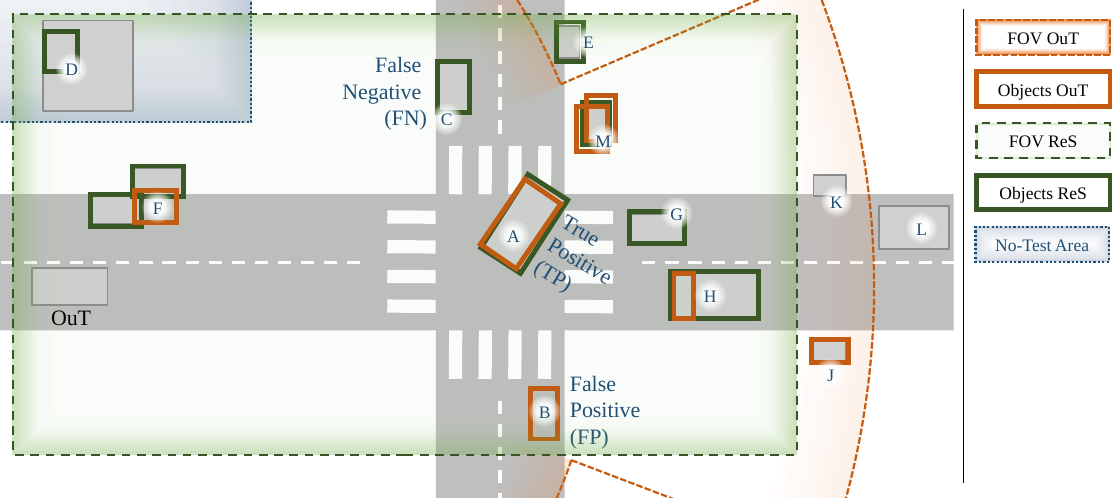
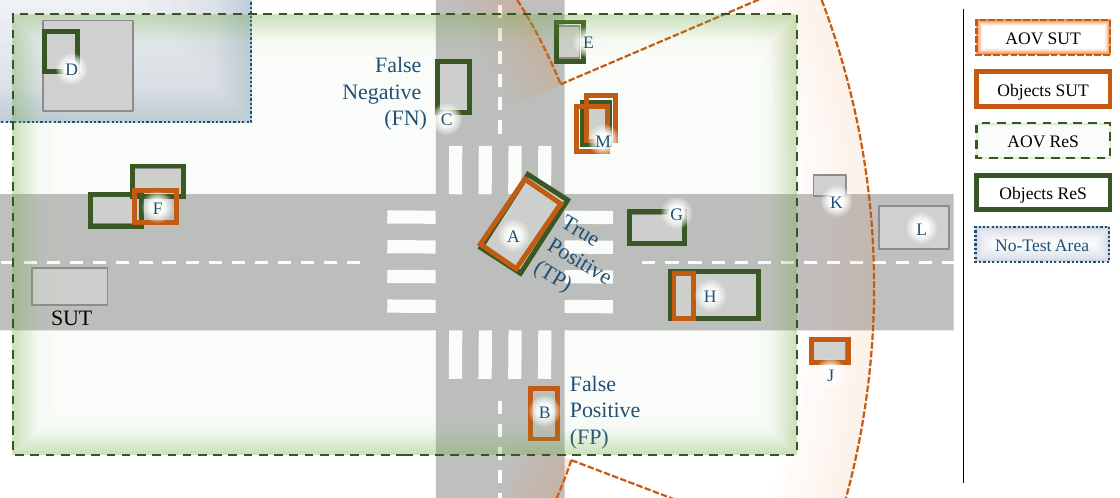
Before and after one commit to michael-hoss/paper-oracle-definition, a slide deck: slide 1 of img/top_down_fitting_slide.pptx. Drawn at 1120x498 pixels with LibreOffice and Linux fonts; fonts in the diff are those of the drawing; grey boxes stand for pictures. Boxes give left, top, right and bottom in pixels: in the first picture for what was removed or moved away, otherwise in the second. Text is boxed around its words. In the diff, an @@ line names an element or a change of style, - is before the commit and + after.

```diff
--- a/img/top_down_fitting_slide.pptx
+++ b/img/top_down_fitting_slide.pptx
@@ text in rectangle at (x1=1005, y1=32, x2=1081, y2=44): text changed @@
-FOV OuT
+AOV SUT
@@ text in rectangle at (x1=997, y1=83, x2=1089, y2=99): text changed @@
-Objects OuT
+Objects SUT
@@ text in rectangle at (x1=1007, y1=135, x2=1079, y2=147): text changed @@
-FOV ReS
+AOV ReS
@@ text at (x1=51, y1=310, x2=92, y2=325): text changed @@
-OuT
+SUT
```
Also in this commit, not shown: 5 other files.
